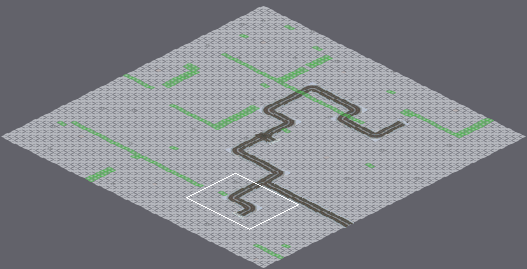
A Tiled map gets an edit: Tankerfield/Game/Maps/SnowMap.tmx. Above: a wide view before the commit, with the close-up outlined.
Close-up. Old version:
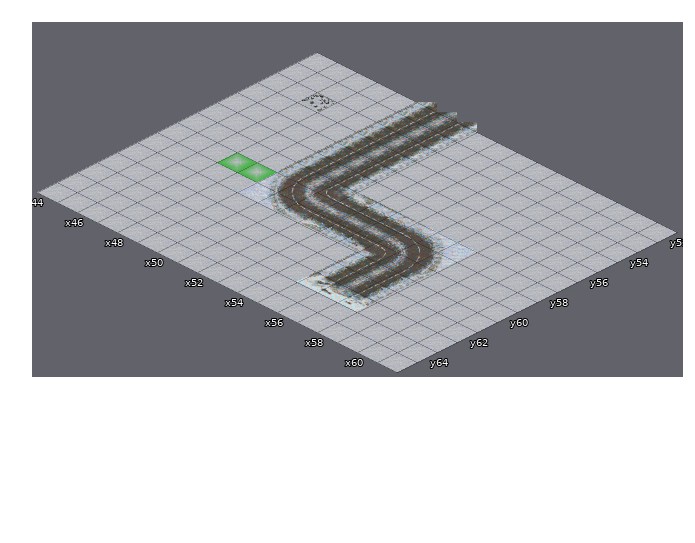
Cells are 60x30 px. Isometric: x runs down to the right, y down to the left. Shown: x 44..61, y 52..65. The commit also changed other parts of the map, which this record leaves out. Tiles whose own drawing changed are shown in their newer look in all pictures.
The result:
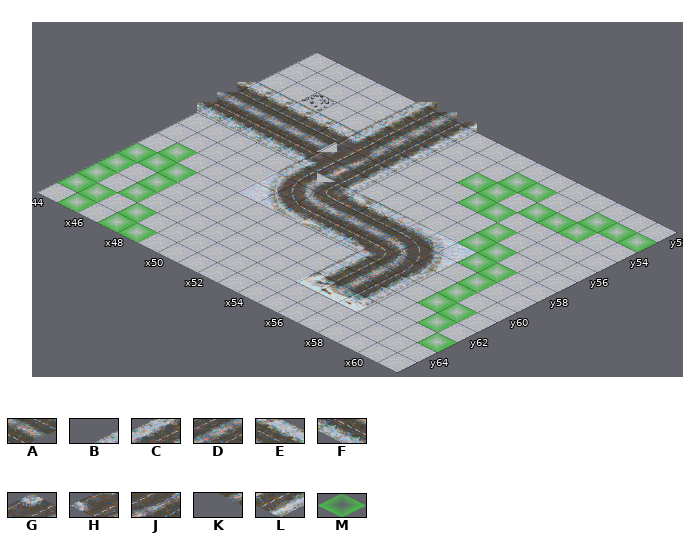
Key: from "RoadTiles": A 23, B 27, C 28, D 41, E 68, F 80, G 150, H 162, J 163, K 175, L 176; from "meta": M 0.
_ is an empty cell, . an unchanged one.
From old to new:
--- layer "Road"
@@ x 44..51 @@
-55 _____CD.
-56 ____BCD.
-57 ____B_D_
-58 ......_.
+55 EEEEEG_.
+56 AAAAA_J.
+57 FFFFFH_L
+58 ......K.
--- layer "Colliders"
@@ x 44..61 @@
-53 ...........__..___
-54 ..........__.___..
-55 ...........__.....
-56 ............._....
-57 .............__...
-58 ..............__..
-59 ...MM.........._..
-60 ._............._..
-61 ___............__.
-62 _._............._.
-63 _._.............._
-64 __._..............
-65 ._.__.............
+53 ...........MM..MMM
+54 ..........MM.MMM..
+55 ...........MM.....
+56 .............M....
+57 .............MM...
+58 ..............MM..
+59 ...__..........M..
+60 .M.............M..
+61 MMM............MM.
+62 M.M.............M.
+63 M.M..............M
+64 MM.M..............
+65 .M.MM.............
